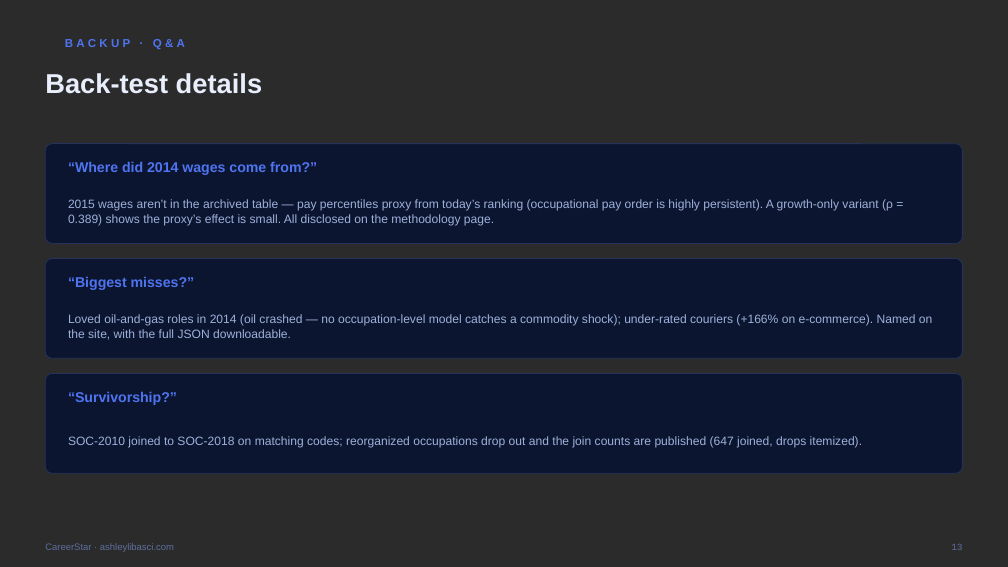
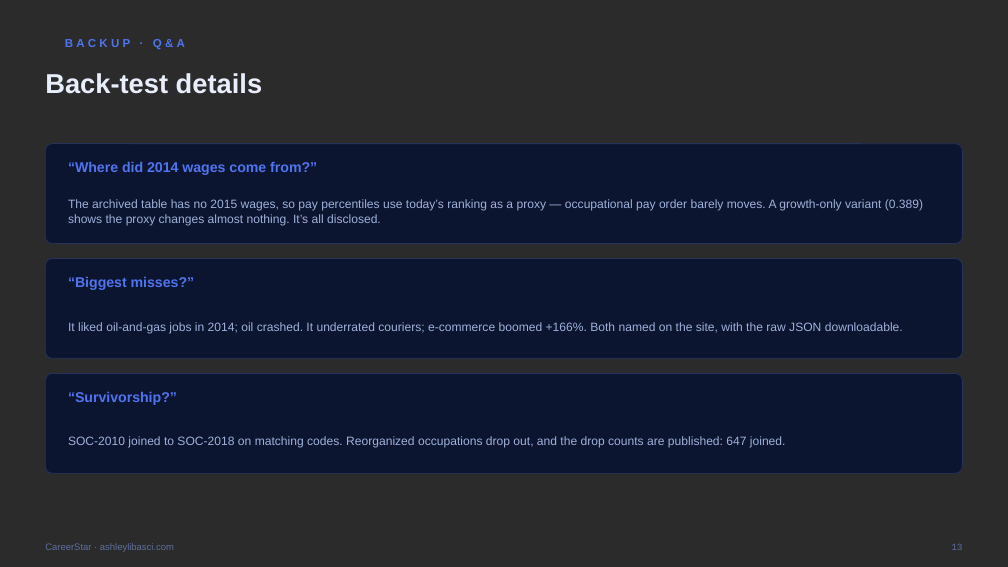
Before and after one commit to ashleylibasci/careerstar, a slide deck: slide 13 of docs/CareerStar-CapitalOne.pptx. Drawn at 1008x567 pixels with LibreOffice and Linux fonts; fonts in the diff are those of the drawing; background and template pictures are left out; a plain dark background stands for a picture behind light text. Boxes give left, top, right and bottom in pixels: in the first picture for what was removed or moved away, otherwise in the second. Text is boxed around its words. In the diff, an @@ line names an element or a change of style, - is before the commit and + after.

```diff
--- a/docs/CareerStar-CapitalOne.pptx
+++ b/docs/CareerStar-CapitalOne.pptx
@@ text at box(68, 199, 923, 225): text changed @@
-2015 wages aren’t in the archived table — pay percentiles proxy from today’s ranking (occupational pay order is highly persistent). A growth-only variant (ρ = 0.389) shows the proxy’s effect is small. All disclosed on the methodology page.
+The archived table has no 2015 wages, so pay percentiles use today’s ranking as a proxy — occupational pay order barely moves. A growth-only variant (0.389) shows the proxy changes almost nothing. It’s all disclosed.
@@ text at box(68, 322, 903, 333): text changed @@
-Loved oil-and-gas roles in 2014 (oil crashed — no occupation-level model catches a commodity shock); under-rated couriers (+166% on e-commerce). Named on the site, with the full JSON downloadable.
+It liked oil-and-gas jobs in 2014; oil crashed. It underrated couriers; e-commerce boomed +166%. Both named on the site, with the raw JSON downloadable.
@@ text at box(68, 436, 786, 448): text changed @@
-SOC-2010 joined to SOC-2018 on matching codes; reorganized occupations drop out and the join counts are published (647 joined, drops itemized).
+SOC-2010 joined to SOC-2018 on matching codes. Reorganized occupations drop out, and the drop counts are published: 647 joined.
```
Also in this commit, not shown: 8 other slides changed, 5 slides added, 5 slides removed, 1 other file.
